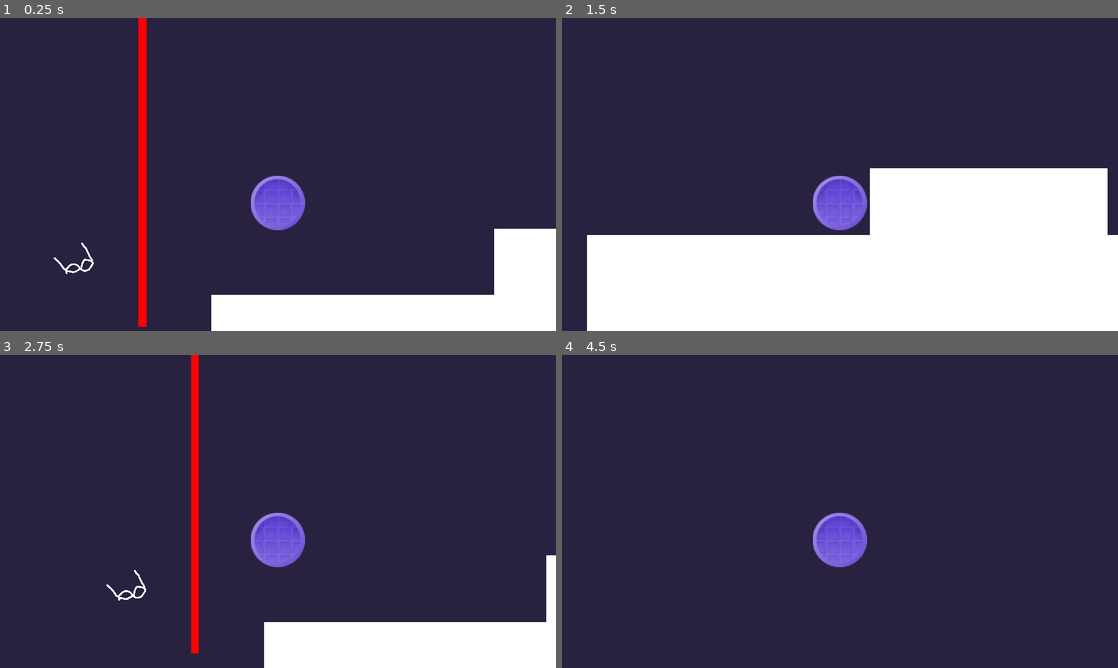
Above: before the commit, frames 1-4 (two rows, left to right).
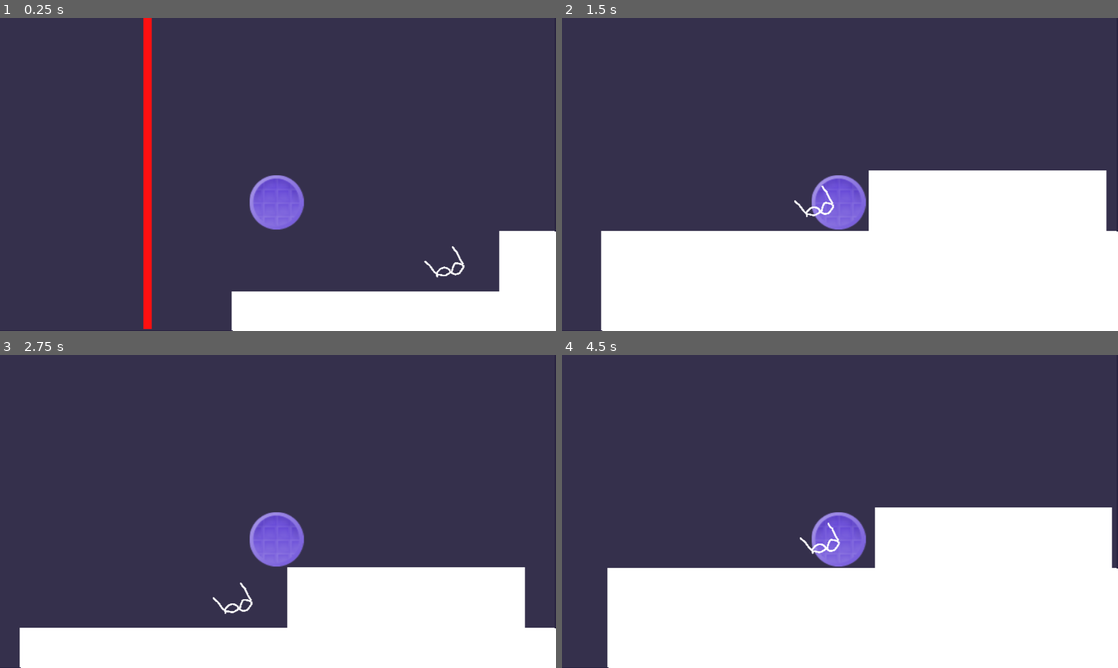
Above: after the commit, the same moments.

Repository: KaratePikachu/JamfestFall2024
Game: Godot game, scene res://Level/introduction.tscn
Same seed, same stepped clock (60 frames per second), same inputs: the game is played once before the commit and once after it. This scene is started directly instead of the project's main scene.
Inputs:
- Up to frame 1 (0.25 s): no input
- Up to frame 2 (1.5 s): hold 5 (equip_drone) 0.53-1.28 s; hold D (move_right) from 0.53 s (still down); tap Space (jump) at 0.77 s; tap 3 (equip_infared) at 1.35 s
- Up to frame 3 (2.75 s): tap Space (jump) at 1.52 s; release D (move_right) at 2.03 s; hold A (move_left) from 2.03 s (still down); hold 8 (equip_kaleidoscope) from 2.03 s (still down)
- Up to frame 4 (4.5 s): release A (move_left) at 2.78 s; release 8 (equip_kaleidoscope) at 2.78 s; hold D (move_right) 2.78-4.28 s; tap 6 (equip_lidar) at 2.85 s; tap Space (jump) at 3.02, 3.77 s; hold 9 (equip_monocle) 3.53-4.28 s; hold A (move_left) from 4.28 s (still down); tap 7 (equip_normal) at 4.35 s

The runs differ from the first frame. In frame 1, 3.7% of the frame differs, in the area x 9-100%, y 0-100%; in frame 2, 2.3%; in frame 3, 15%; in frame 4, 38%, in the area x 8-100%, y 48-100%.

Commit message:
White Boxing level 1

Diff:
--- /dev/null
+++ b/Level 1.tscn
@@ -0,0 +1,60 @@
+[gd_scene load_steps=6 format=3 uid="uid://dywpyq8cenoyx"]
+
+[ext_resource type="PackedScene" uid="uid://u5vlmp8hm4ku" path="res://Player/player.tscn" id="1_3wnnw"]
+[ext_resource type="PackedScene" uid="uid://cc4ppwhyjy67u" path="res://Interactable/Glasses/Sunglasses/sunglasses_pickup.tscn" id="2_8wj73"]
+
+[sub_resource type="RectangleShape2D" id="RectangleShape2D_33243"]
+size = Vector2(1961, 255)
+
+[sub_resource type="RectangleShape2D" id="RectangleShape2D_n4dw6"]
+size = Vector2(346.5, 178)
+
+[sub_resource type="RectangleShape2D" id="RectangleShape2D_afsjq"]
+size = Vector2(301.625, 259.875)
+
+[node name="Node2D" type="Node2D"]
+
+[node name="Level" type="Node" parent="."]
+
+[node name="StaticBody2D" type="StaticBody2D" parent="Level"]
+
+[node name="CollisionShape2D" type="CollisionShape2D" parent="Level/StaticBody2D"]
+position = Vector2(930.5, 263.5)
+shape = SubResource("RectangleShape2D_33243")
+
+[node name="ColorRect" type="ColorRect" parent="Level/StaticBody2D"]
+offset_left = -44.0
+offset_top = 139.0
+offset_right = 1908.0
+offset_bottom = 375.0
+
+[node name="StaticBody2D2" type="StaticBody2D" parent="Level"]
+position = Vector2(128.934, -990.786)
+
+[node name="CollisionShape2D" type="CollisionShape2D" parent="Level/StaticBody2D2"]
+position = Vector2(407.066, 1048.79)
+shape = SubResource("RectangleShape2D_n4dw6")
+
+[node name="ColorRect" type="ColorRect" parent="Level/StaticBody2D2"]
+offset_left = 241.066
+offset_top = 966.786
+offset_right = 573.066
+offset_bottom = 1129.79
+
+[node name="StaticBody2D3" type="StaticBody2D" parent="Level"]
+
+[node name="CollisionShape2D" type="CollisionShape2D" parent="Level/StaticBody2D3"]
+position = Vector2(848.188, 19.9375)
+shape = SubResource("RectangleShape2D_afsjq")
+
+[node name="ColorRect" type="ColorRect" parent="Level/StaticBody2D3"]
+offset_left = 704.0
+offset_top = -105.0
+offset_right = 990.0
+offset_bottom = 140.0
+
+[node name="Player" parent="." instance=ExtResource("1_3wnnw")]
+position = Vector2(0, -3)
+
+[node name="SunglassesPickup" parent="." instance=ExtResource("2_8wj73")]
+position = Vector2(204, 102)
--- a/Level/introduction.tscn
+++ b/Level/introduction.tscn
@@ -8,6 +8,8 @@
 [ext_resource type="PackedScene" uid="uid://dp7fxu33gf8m0" path="res://Canvas/vision_effects.tscn" id="7_087av"]
 [ext_resource type="PackedScene" uid="uid://qa6itmjrn43y" path="res://Enviorment/Enemy/enemy.tscn" id="8_gg0iy"]
 [ext_resource type="PackedScene" uid="uid://c2c6j0ido1yw4" path="res://Interactable/Glasses/Normal/normal_glasses_pickup.tscn" id="9_ca8a4"]
+[ext_resource type="PackedScene" uid="uid://dn36wd0cgi5j4" path="res://Enviorment/Laser/Laser.tscn" id="9_sl1wl"]
+[ext_resource type="PackedScene" uid="uid://cf5674d77sx2n" path="res://Enviorment/Goomba/goomba.tscn" id="10_yrcgl"]
 
 [sub_resource type="ShaderMaterial" id="ShaderMaterial_p2x72"]
 shader = ExtResource("3_bmgtw")
@@ -31,7 +33,7 @@
 shader_parameter/y_blur_offest = 0.0
 
 [sub_resource type="RectangleShape2D" id="RectangleShape2D_jw1re"]
-size = Vector2(1514.68, 382.935)
+size = Vector2(1509.97, 382.935)
 
 [sub_resource type="RectangleShape2D" id="RectangleShape2D_m28ku"]
 size = Vector2(42.1, 11.7)
@@ -45,7 +47,13 @@
 [sub_resource type="RectangleShape2D" id="RectangleShape2D_6yqr0"]
 size = Vector2(273, 43)
 
-[node name="TestOpenWorld" type="Node2D"]
+[sub_resource type="RectangleShape2D" id="RectangleShape2D_f3yf7"]
+size = Vector2(254, 293)
+
+[sub_resource type="RectangleShape2D" id="RectangleShape2D_hp62j"]
+size = Vector2(371, 384.5)
+
+[node name="Introduction" type="Node2D"]
 position = Vector2(-466, -368)
 
 [node name="Spikes" type="Node" parent="."]
@@ -68,7 +76,7 @@
 
 [node name="Player" parent="." instance=ExtResource("2_q76co")]
 material = SubResource("ShaderMaterial_p2x72")
-position = Vector2(478, 365)
+position = Vector2(467, 360)
 scale = Vector2(1.465, 1.465)
 
 [node name="Camera2D" type="Camera2D" parent="Player"]
@@ -81,8 +89,8 @@
 color = Color(0.6, 0.6, 0.6, 1)
 
 [node name="Door" parent="." instance=ExtResource("6_50eqa")]
-position = Vector2(1892, 231)
-scale = Vector2(1, 4)
+position = Vector2(1889, 144)
+scale = Vector2(1, 6)
 color = Color(1, 0, 0, 1)
 
 [node name="VisionEffects" parent="." instance=ExtResource("7_087av")]
@@ -95,36 +103,34 @@
 anchors_preset = 15
 anchor_right = 1.0
 anchor_bottom = 1.0
-offset_left = 127.0
-offset_top = 549.0
-offset_right = 127.0
-offset_bottom = 549.0
+offset_left = -2.0
+offset_top = -1.0
+offset_right = -2.0
+offset_bottom = -1.0
 grow_horizontal = 2
 grow_vertical = 2
 size_flags_horizontal = 3
 size_flags_vertical = 3
 
-[node name="Enemy" parent="." instance=ExtResource("8_gg0iy")]
-position = Vector2(1124, 442)
-
 [node name="NormalGlassesPickup" parent="." instance=ExtResource("9_ca8a4")]
-position = Vector2(125, 547)
+position = Vector2(756, 549)
 
 [node name="Floor" type="Node" parent="."]
 
 [node name="StaticBody2D" type="StaticBody2D" parent="Floor"]
 position = Vector2(-532, 242)
-scale = Vector2(1.465, 1.465)
+scale = Vector2(2, 1.465)
 
 [node name="CollisionShape2D" type="CollisionShape2D" parent="Floor/StaticBody2D"]
-position = Vector2(1042.66, 189.42)
+position = Vector2(976, 186.348)
+scale = Vector2(1, 1)
 shape = SubResource("RectangleShape2D_jw1re")
 
 [node name="ColorRect" type="ColorRect" parent="Floor/StaticBody2D"]
-offset_left = 292.15
-offset_top = 3.41297
-offset_right = 332.15
-offset_bottom = 43.413
+offset_left = 227.0
+offset_top = -4.09556
+offset_right = 267.0
+offset_bottom = 35.9045
 scale = Vector2(37.5051, 9.19112)
 metadata/_edit_use_anchors_ = true
 
@@ -134,7 +140,6 @@
 
 [node name="CollisionShape2D" type="CollisionShape2D" parent="Floor/StaticBody2D2"]
 position = Vector2(105.65, 55.55)
-scale = Vector2(1, 1)
 shape = SubResource("RectangleShape2D_m28ku")
 
 [node name="ColorRect" type="ColorRect" parent="Floor/StaticBody2D2"]
@@ -170,13 +175,49 @@
 [node name="StaticBody2D5" type="StaticBody2D" parent="Floor"]
 
 [node name="ColorRect" type="ColorRect" parent="Floor/StaticBody2D5"]
-offset_left = 1425.0
-offset_top = -174.0
-offset_right = 1703.0
-offset_bottom = -134.0
+offset_left = 1426.0
+offset_top = -257.0
+offset_right = 1704.0
+offset_bottom = -217.0
 
 [node name="CollisionShape2D" type="CollisionShape2D" parent="Floor/StaticBody2D5"]
-position = Vector2(1561.5, -152.5)
+position = Vector2(1560, -235)
 shape = SubResource("RectangleShape2D_6yqr0")
 
+[node name="StaticBody2D6" type="StaticBody2D" parent="Floor"]
+
+[node name="CollisionShape2D" type="CollisionShape2D" parent="Floor/StaticBody2D6"]
+position = Vector2(2022, 106)
+shape = SubResource("RectangleShape2D_f3yf7")
+
+[node name="ColorRect" type="ColorRect" parent="Floor/StaticBody2D6"]
+offset_left = 1913.0
+offset_top = -38.0
+offset_right = 2129.0
+offset_bottom = 248.0
+
+[node name="StaticBody2D7" type="StaticBody2D" parent="Floor"]
+
+[node name="CollisionShape2D" type="CollisionShape2D" parent="Floor/StaticBody2D7"]
+position = Vector2(2447.5, 66)
+shape = SubResource("RectangleShape2D_hp62j")
+
+[node name="ColorRect" type="ColorRect" parent="Floor/StaticBody2D7"]
+offset_left = 2275.0
+offset_top = -123.0
+offset_right = 2631.0
+offset_bottom = 252.0
+
+[node name="Lazer" parent="." instance=ExtResource("9_sl1wl")]
+position = Vector2(2260, 21)
+scale = Vector2(1, 15)
+loop_time = 3
+
+[node name="Enemy2" parent="." instance=ExtResource("8_gg0iy")]
+position = Vector2(2906, 190)
+isSpinning = true
+
+[node name="Goomba" parent="." instance=ExtResource("10_yrcgl")]
+position = Vector2(1149, 453)
+
 [connection signal="triggered" from="Switch" to="Door" method="_on_triggered"]
--- /dev/null
+++ b/level_1.tscn
@@ -0,0 +1,190 @@
+[gd_scene load_steps=17 format=3 uid="uid://dg5173vw2e2km"]
+
+[ext_resource type="PackedScene" uid="uid://u5vlmp8hm4ku" path="res://Player/player.tscn" id="1_gwptc"]
+[ext_resource type="PackedScene" uid="uid://bmvu0eqsw4qql" path="res://Interactable/Switch/switch.tscn" id="1_lr6km"]
+[ext_resource type="Shader" path="res://Shaders/Blur.gdshader" id="2_6123f"]
+[ext_resource type="PackedScene" uid="uid://cc4ppwhyjy67u" path="res://Interactable/Glasses/Sunglasses/sunglasses_pickup.tscn" id="2_g8pdr"]
+[ext_resource type="PackedScene" uid="uid://lpj2ux5e6qek" path="res://Interactable/Door/Door.tscn" id="2_q3r0c"]
+[ext_resource type="PackedScene" uid="uid://b68p8jegitusu" path="res://Enviorment/DeathSquare/death_square.tscn" id="6_2amlo"]
+
+[sub_resource type="RectangleShape2D" id="RectangleShape2D_33243"]
+size = Vector2(3128, 255)
+
+[sub_resource type="RectangleShape2D" id="RectangleShape2D_n4dw6"]
+size = Vector2(346.5, 178)
+
+[sub_resource type="RectangleShape2D" id="RectangleShape2D_afsjq"]
+size = Vector2(301.625, 259.875)
+
+[sub_resource type="RectangleShape2D" id="RectangleShape2D_v4o3c"]
+size = Vector2(267, 260)
+
+[sub_resource type="RectangleShape2D" id="RectangleShape2D_v80rs"]
+size = Vector2(299.25, 112.875)
+
+[sub_resource type="RectangleShape2D" id="RectangleShape2D_jyhkc"]
+size = Vector2(284.5, 145.5)
+
+[sub_resource type="RectangleShape2D" id="RectangleShape2D_adubc"]
+size = Vector2(294, 154)
+
+[sub_resource type="RectangleShape2D" id="RectangleShape2D_1iu5v"]
+size = Vector2(194, 302)
+
+[sub_resource type="RectangleShape2D" id="RectangleShape2D_cw3xv"]
+
+[sub_resource type="ShaderMaterial" id="ShaderMaterial_jghdn"]
+shader = ExtResource("2_6123f")
+shader_parameter/scale = 1.0
+shader_parameter/lod = 0.0
+shader_parameter/x_blur_offest = 1.979
+shader_parameter/y_blur_offest = 0.99
+
+[node name="Node2D" type="Node2D"]
+
+[node name="Level" type="Node" parent="."]
+
+[node name="StaticBody2D" type="StaticBody2D" parent="Level"]
+
+[node name="CollisionShape2D" type="CollisionShape2D" parent="Level/StaticBody2D"]
+position = Vector2(1514, 263.5)
+shape = SubResource("RectangleShape2D_33243")
+
+[node name="ColorRect" type="ColorRect" parent="Level/StaticBody2D"]
+offset_left = -44.0
+offset_top = 139.0
+offset_right = 3064.0
+offset_bottom = 375.0
+
+[node name="StaticBody2D2" type="StaticBody2D" parent="Level"]
+position = Vector2(128.934, -990.786)
+
+[node name="CollisionShape2D" type="CollisionShape2D" parent="Level/StaticBody2D2"]
+position = Vector2(407.066, 1048.79)
+shape = SubResource("RectangleShape2D_n4dw6")
+
+[node name="ColorRect" type="ColorRect" parent="Level/StaticBody2D2"]
+offset_left = 241.066
+offset_top = 966.786
+offset_right = 573.066
+offset_bottom = 1129.79
+
+[node name="StaticBody2D3" type="StaticBody2D" parent="Level"]
+
+[node name="CollisionShape2D" type="CollisionShape2D" parent="Level/StaticBody2D3"]
+position = Vector2(848.188, 19.9375)
+shape = SubResource("RectangleShape2D_afsjq")
+
+[node name="ColorRect" type="ColorRect" parent="Level/StaticBody2D3"]
+offset_left = 704.0
+offset_top = -105.0
+offset_right = 990.0
+offset_bottom = 140.0
+
+[node name="StaticBody2D4" type="StaticBody2D" parent="Level"]
+
+[node name="CollisionShape2D" type="CollisionShape2D" parent="Level/StaticBody2D4"]
+position = Vector2(1345.5, 9)
+shape = SubResource("RectangleShape2D_v4o3c")
+
+[node name="ColorRect" type="ColorRect" parent="Level/StaticBody2D4"]
+offset_left = 1223.0
+offset_top = -112.0
+offset_right = 1467.0
+offset_bottom = 144.0
+
+[node name="StaticBody2D5" type="StaticBody2D" parent="Level"]
+
+[node name="CollisionShape2D" type="CollisionShape2D" parent="Level/StaticBody2D5"]
+position = Vector2(1616.38, -63.4375)
+shape = SubResource("RectangleShape2D_v80rs")
+
+[node name="ColorRect" type="ColorRect" parent="Level/StaticBody2D5"]
+offset_left = 1465.0
+offset_top = -112.0
+offset_right = 1765.0
+offset_bottom = -9.0
+color = Color(0, 0, 0, 1)
+
+[node name="StaticBody2D6" type="StaticBody2D" parent="Level"]
+
+[node name="CollisionShape2D" type="CollisionShape2D" parent="Level/StaticBody2D6"]
+position = Vector2(1863.75, 61.75)
+shape = SubResource("RectangleShape2D_jyhkc")
+
+[node name="ColorRect" type="ColorRect" parent="Level/StaticBody2D6"]
+offset_left = 1730.0
+offset_top = -5.0
+offset_right = 2000.0
+offset_bottom = 143.0
+
+[node name="StaticBody2D7" type="StaticBody2D" parent="Level"]
+
+[node name="CollisionShape2D" type="CollisionShape2D" parent="Level/StaticBody2D7"]
+position = Vector2(2315, 59)
+shape = SubResource("RectangleShape2D_adubc")
+
+[node name="ColorRect" type="ColorRect" parent="Level/StaticBody2D7"]
+offset_left = 2179.0
+offset_top = -12.0
+offset_right = 2452.0
+offset_bottom = 139.0
+color = Color(0, 0, 0, 1)
+
+[node name="Switch" parent="Level/StaticBody2D7" instance=ExtResource("1_lr6km")]
+position = Vector2(2319, -54)
+
+[node name="StaticBody2D8" type="StaticBody2D" parent="Level"]
+
+[node name="CollisionShape2D" type="CollisionShape2D" parent="Level/StaticBody2D8"]
+position = Vector2(2673, -258)
+shape = SubResource("RectangleShape2D_1iu5v")
+
+[node name="ColorRect" type="ColorRect" parent="Level/StaticBody2D8"]
+offset_left = 2589.0
+offset_top = -399.0
+offset_right = 2757.0
+offset_bottom = -98.0
+
+[node name="StaticBody2D9" type="StaticBody2D" parent="Level"]
+
+[node name="CollisionShape2D" type="CollisionShape2D" parent="Level/StaticBody2D9"]
+shape = SubResource("RectangleShape2D_cw3xv")
+
+[node name="ColorRect" type="ColorRect" parent="Level/StaticBody2D9"]
+offset_right = 40.0
+offset_bottom = 40.0
+
+[node name="Door" parent="." instance=ExtResource("2_q3r0c")]
+position = Vector2(2587, -104)
+scale = Vector2(1, 6)
+color = Color(0.235734, 0.696482, 0.375812, 1)
+
+[node name="Player" parent="." instance=ExtResource("1_gwptc")]
+position = Vector2(-2, -134)
+
+[node name="Camera2D" type="Camera2D" parent="Player"]
+material = SubResource("ShaderMaterial_jghdn")
+use_parent_material = true
+position = Vector2(-0.682969, -33.4467)
+
+[node name="SunglassesPickup" parent="." instance=ExtResource("2_g8pdr")]
+position = Vector2(204, 102)
+
+[node name="Spikes" type="Node" parent="."]
+
+[node name="DeathSquare" parent="Spikes" instance=ExtResource("6_2amlo")]
+position = Vector2(1077, 117)
+scale = Vector2(2, 2)
+
+[node name="DeathSquare2" parent="Spikes" instance=ExtResource("6_2amlo")]
+position = Vector2(1133, 116)
+scale = Vector2(2, 2)
+
+[node name="DeathSquare3" parent="Spikes" instance=ExtResource("6_2amlo")]
+position = Vector2(1021, 116)
+scale = Vector2(2, 2)
+
+[node name="DeathSquare4" parent="Spikes" instance=ExtResource("6_2amlo")]
+position = Vector2(1186, 115)
+scale = Vector2(2, 2)
Not shown: 1 places in Level/introduction.tscn that only renumber resources
